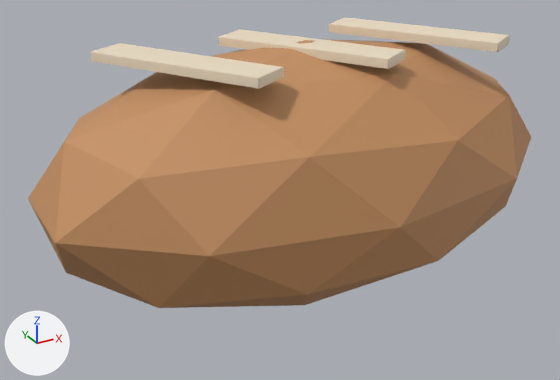
One commit to the glTF model assets/models/farm-kitchen/bread.glb: the scene before it, then after it.
The view is the same before and after, from a 50 mm camera at (-0.648, -1.09, 0.757) aimed at (-0.046, 0.003, 0.21). Arrows for +X, +Y and +Z are at lower left; the lights stay in place. The older version comes first. Where no turn or scale is listed for an object, it has been applied to the vertices.

Names of what the first picture shows: 'loaf', 'score', 'score.001', 'score.002'.
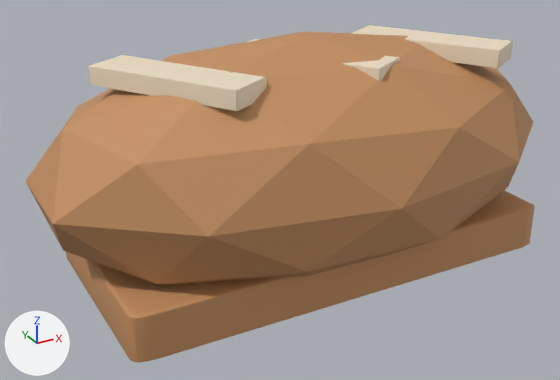
Location of each change, (x1, y1, x2, y2) in pixels of the pictures (560 x 380 px):
```json
{"object": "loaf", "change": "moved, rescaled", "before": [28, 39, 531, 308], "after": [25, 31, 533, 284]}
{"object": "flat loaf base", "change": "added", "after": [66, 190, 534, 363], "on screen": "orange"}
{"object": "cream bread score", "change": "added", "after": [88, 55, 266, 111], "on screen": "beige"}
{"object": "score", "change": "deleted", "before": [90, 43, 284, 89], "on screen": "beige"}
{"object": "score.001", "change": "deleted", "before": [218, 29, 406, 69], "on screen": "beige"}
{"object": "score.002", "change": "deleted", "before": [328, 17, 510, 52], "on screen": "beige"}
{"object": "cream bread score.002", "change": "added", "after": [351, 25, 513, 68], "on screen": "beige"}
{"object": "cream bread score.001", "change": "added", "after": [248, 39, 400, 82]}
```

The change, as JSON lines over the scene's bpy script:
```json
{"op": "add", "block": "me_立方体_014", "code": ["me_立方体_014 = bpy.data.meshes.new('立方体.014')", "me_立方体_014.from_pydata(...)  # 56 vertices, 108 faces; spans x -0.39..0.39, y -0.19..0.19, z -0.04..0.04", "me_立方体_014.materials.append(mat_brown_007)  # orange #c59061"]}
{"op": "add", "block": "me_立方体_017", "code": ["me_立方体_017 = bpy.data.meshes.new('立方体.017')", "me_立方体_017.from_pydata(...)  # 24 vertices, 44 faces; spans x -0.104..0.104, y -0.135..0.135, z -0.015..0.015", "me_立方体_017.materials.append(mat_cream_007)  # beige #efdfc5"]}
{"op": "add", "block": "me_立方体_016", "code": ["me_立方体_016 = bpy.data.meshes.new('立方体.016')", "me_立方体_016.from_pydata(...)  # 24 vertices, 44 faces; spans x -0.104..0.104, y -0.135..0.135, z -0.015..0.015", "me_立方体_016.materials.append(mat_cream_007)  # beige #efdfc5"]}
{"op": "set", "path": "ob_loaf.location", "old": "(0.0, 0.0, 0.25)", "new": "(0.0, 0.0, 0.28)"}
{"op": "set", "path": "ob_loaf.scale", "old": "(0.48, 0.28, 0.22)", "new": "(0.48, 0.28, 0.2)"}
{"op": "remove", "block": "ob_score", "code": ["ob_score = bpy.data.objects.new('score', me_立方体_008)", "ob_score.location = (-0.22, -0.01, 0.46)"]}
{"op": "remove", "block": "ob_score_001", "code": ["ob_score_001 = bpy.data.objects.new('score.001', me_立方体_009)", "ob_score_001.location = (0.0, -0.01, 0.46)"]}
{"op": "remove", "block": "ob_score_002", "code": ["ob_score_002 = bpy.data.objects.new('score.002', me_立方体_010)", "ob_score_002.location = (0.22, -0.01, 0.46)"]}
{"op": "add", "block": "ob_flat_loaf_base", "code": ["ob_flat_loaf_base = bpy.data.objects.new('flat loaf base', me_立方体_014)", "ob_flat_loaf_base.location = (0.0, 0.0, 0.12)"]}
{"op": "add", "block": "ob_cream_bread_score_002", "code": ["ob_cream_bread_score_002 = bpy.data.objects.new('cream bread score.002', me_立方体_017)", "ob_cream_bread_score_002.location = (0.24, -0.025, 0.44)"]}
{"op": "add", "block": "ob_cream_bread_score_001", "code": ["ob_cream_bread_score_001 = bpy.data.objects.new('cream bread score.001', me_立方体_016)", "ob_cream_bread_score_001.location = (0.0, -0.025, 0.44)"]}
{"op": "add", "block": "ob_cream_bread_score", "code": ["ob_cream_bread_score = bpy.data.objects.new('cream bread score', me_立方体_016.copy())", "ob_cream_bread_score.location = (-0.24, -0.025, 0.44)"]}
```
